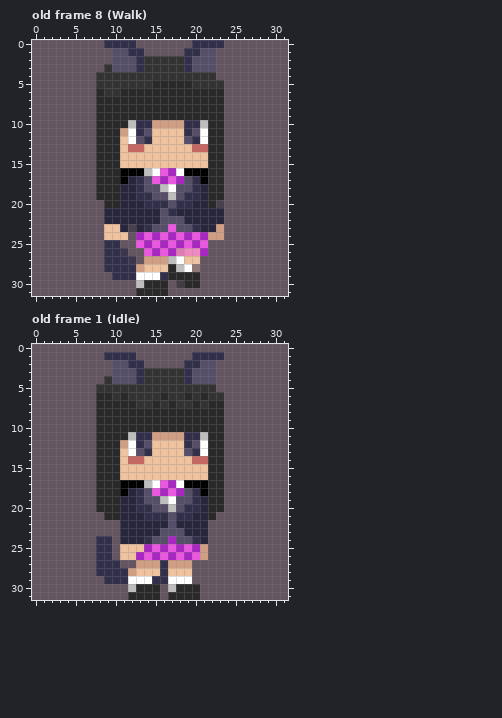
Two states of a pixel-art file, _Res/Player Playground.ase. The first picture shows the starting point.
32x32 pixels, 20 frames. Colours within 5 levels of each other are drawn and written as one. Shown: old frame 8 (Walk), old frame 1 (Idle). The commit also changed other frames, which this record leaves out.
The same view after the edit:
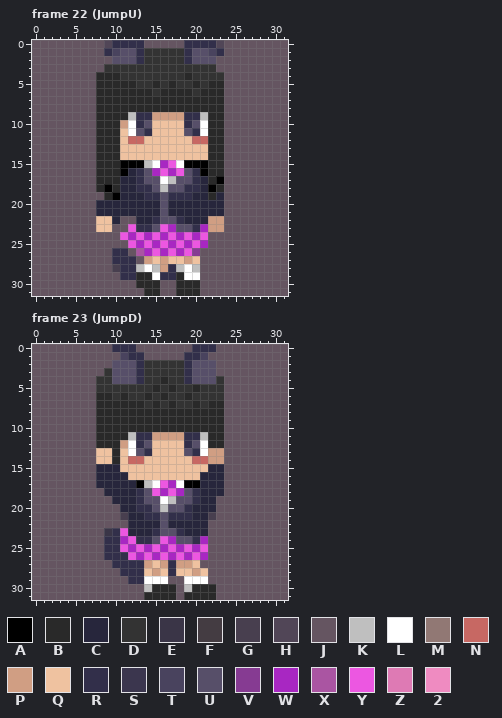
Palette (. is transparent): A #000000  B #292929  C #27263c  D #333333  E #3a3547  F #443c42  G #483f4f  H #514657  J #655561  K #bfbfbf  L #ffffff  M #917874  N #c76863  P #d09e83  Q #efc2a0  R #322f4a  S #3b364e  T #49435e  U #574f69  V #863b92  W #a827c2  X #aa55a2  Y #ec57e1  Z #de7ab4  2 #ef8bc1
A new or re-ordered frame is compared with the old frame closest to it.
The edit:
frames 20 -> 30
--- frame 22 (JumpU) is new; against old frame 8 (Walk), layer "Yaya"
@@ x 6..25 @@
- 0 JJJRRRRJJJJJJJRRRRJJ
- 1 JJJJUURRJJJJJRRUUJJJ
+ 0 JJJHRRRRJJJJJRRRRHJJ
+ 1 JJJRTUURDDDDDRUUTRJJ
  2 JJJJUUURDDDDDRUUUJJJ
- 3 JJJDUUURDDDDDRUUUJJJ
- 4 JJDDDDDDDDDDDDDDDJJJ
- 5 JJDDDDDDDBBBBBDDDDJJ
- 6 JJBDDBBBBBBBBBBBBBJJ
+ 3 JJJDDDDDDDDDDDDDDJJJ
+ 4 JJBBBDDDDDDDDBDDDDJJ
+ 5 JJBBBBBDDBDBDDBDBBJJ
+ 6 JJBBBBBBBDBBBBDBBBJJ
  7 JJBBBBBBBBBBBBBBBBJJ
  8 JJBBBBBBBBBBBBBBBBJJ
- 9 JJBBBBBBBBBBBBBBBBJJ
-10 JJBBBBKRRPPPPRRKBBJJ
-11 JJBBBPLRUQQQQRULBBJJ
-12 JJBBBQLURQQQQURLBBJJ
-13 JJBBBQNNQQQQQQNNBBJJ
+ 9 JJBBBBKRRPPPPRRKBBJJ
+10 JJBBBPLRUQQQQRULBBJJ
+11 JJBBBQLURQQQQURLBBJJ
+12 JJBBBQNNQQQQQQNNBBJJ
+13 JJBBBQQQQQQQQQQQBBJJ
 14 JJBBBQQQQQQQQQQQBBJJ
-15 JJBBBQQQQQQQQQQQBBJJ
-16 JJBBBAAAKLYWLAAABBJJ
-17 JJBBBACRUYWYWURABBJJ
-18 JJBBBCCRUUKLUURCBBJJ
-19 JJBBBCCRRUUKURRCBBJJ
-20 JJJBBCCCRRRURRCCBGJJ
-21 JJJCCCCCCCURCCCCCCJJ
-22 JJJCCCCCCCUUUCCCCCJJ
-23 JJJQQCGCRUUYUURCCPJJ
-24 JJJQQQJWYWYWYWYWPPJJ
-25 JJJRRJJYWYWYWYWYJJJJ
-26 JJJRRSJJYWYWZ22WJJJJ
-27 JJJRRRSJPPPKLQQJJJJJ
-28 JJJRRRRPQQQBKLMJJJJJ
-29 JJJJRRRLLLRBBBBJJJJJ
-30 JJJJJJJKBBBJFBBJJJJJ
-31 JJJJJJJBBBBJJJJJJJJJ
+15 JJBBBAAAKLWYLAAABBJJ
+16 JJBBBACRUWYWYURABBJJ
+17 JJBBBCCRUULKUURCBAJJ
+18 JJBABCCRRUKUURRCABJJ
+19 JJJBACCCRRURRRCCBCJJ
+20 JJCCCCCCCCUCCCCCCCJJ
+21 JJCCCCCCCCUCCCCCCCJJ
+22 JJQQCJJCCRUURCCCPPJJ
+23 JJQQJJYRRUYWUURWPPJJ
+24 JJJJJYWYWYWYWYWYJJJJ
+25 JJJJJJYWYWYWYWYWJJJJ
+26 JJJJRRJXWYWYWYVJJJJJ
+27 JJJJRRRJPQPQQPQJJJJJ
+28 JJJJGRRKLKPRKLKJJJJJ
+29 JJJJJRRBBLRRBLLJJJJJ
+30 JJJJJJJBBBJJBBBJJJJJ
+31 JJJJJJJJBBJJBBBJJJJJ
--- frame 23 (JumpD) is new; against old frame 1 (Idle), layer "Yaya"
@@ x 6..25 @@
- 0 JJJJJJJJJJJJJJJJJJJJ
- 1 JJJRRRRJJJJJJJRRRRJJ
- 2 JJJJUURRJJJJJRRUUJJJ
- 3 JJJJUUURDDDDDRUUUJJJ
- 4 JJJDUUURDDDDDRUUUJJJ
- 5 JJDDDDDDDDDDDDDDDJJJ
- 6 JJBBDBDDDDBDDBDBDDJJ
- 7 JJBBBBBDDBDBDDBDBBJJ
+ 0 JJJJRRRJJJJJJJRRRJJJ
+ 1 JJJJJTRRJJJJJRRTJJJJ
+ 2 JJJJUUURDDDDDRUUUJJJ
+ 3 JJJDUUURDDDDDRUUUJJJ
+ 4 JJDDUUURDDBDDRUUUDJJ
+ 5 JJDDDDDDDBDBDDBDDDJJ
+ 6 JJBBDBDDBDBDDBDDDDJJ
+ 7 JJBBBBBBDBDBDDBDBBJJ
  8 JJBBBBBBBBBBBBBBBBJJ
@@ x 6..25 @@
 12 JJBBBPLRUQQQQRULBBJJ
-13 JJBBBQLURQQQQURLBBJJ
-14 JJBBBQNNQQQQQQNNBBJJ
-15 JJBBBQQQQQQQQQQQBBJJ
-16 JJBBBQQQQQQQQQQQBBJJ
-17 JJBBBAAAKLYWLAAABBJJ
-18 JJBBBACRUYWYWURABBJJ
-19 JJBBBCCRUUKLUURCBBJJ
-20 JJBBBCCRRUUKURRCBBJJ
-21 JJJBBCCCRRRURRCCBJJJ
-22 JJJJJCCCCCCUCCCCJJJJ
-23 JJJJJCCCCCUUUCCCJJJJ
-24 JJRRJCCCRUUWUURCJJJJ
-25 JJRRJQQQWYWYWYWPJJJJ
-26 JJRRJQQWYWYWYWYPJJJJ
-27 JJRRRJJPPPRPPPJJJJJJ
-28 JJRRRRPQQQRQQQJJJJJJ
-29 JJJRRRLLLRRLLLJJJJJJ
-30 JJJJJJKBBBJKBBBJJJJJ
-31 JJJJJJBBBBJBBBBJJJJJ
+13 JJQQBQLURQQQQURLPPJJ
+14 JJQQBQNNQQQQQQNNPPJJ
+15 JJCCCQQQQQQQQQQQCCJJ
+16 JJCCCCQQQQQQQQQCCCJJ
+17 JJCCCCCAKLYWLAACCCJJ
+18 JJJCCCCRUYWYWURCCCJJ
+19 JJJJCCCRUULKUURCCJJJ
+20 JJJJJCCRRUKUURCCCJJJ
+21 JJJJJGCCRRURRRCCGJJJ
+22 JJJJJJCCCCUCCCCCJJJJ
+23 JJJERYCCCRUURCCCJJJJ
+24 JJJRRWYRRUYWUURWJJJJ
+25 JJJRRYWYWYWYWYWYJJJJ
+26 JJJRRRYWYWYWYWYWJJJJ
+27 JJJJRRRRPQPRPPQJJJJJ
+28 JJJJJRRRQPQRQQPQJJJJ
+29 JJJJJJRRLLLJJLLLJJJJ
+30 JJJJJJJJKBBBJKBBBJJJ
+31 JJJJJJJJBBBBJBBBBJJJ
Boxes around the changes in both pictures, in picture pixels (x1, y1, x2, y2):
changed: (96, 40, 224, 296)
changed: (96, 344, 224, 408)
changed: (96, 448, 224, 600)
